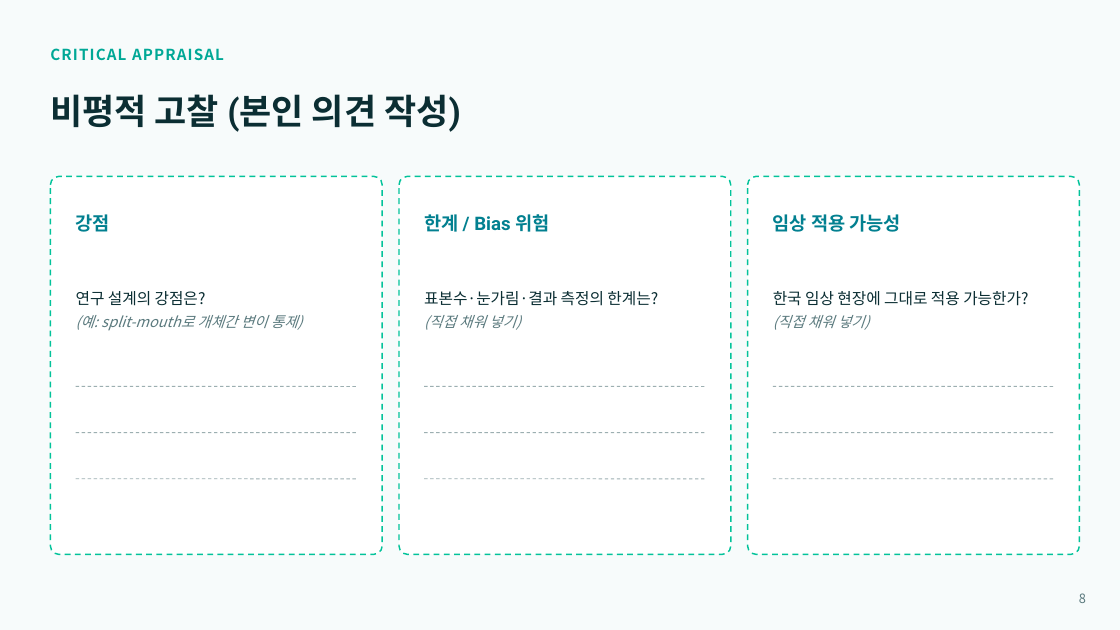
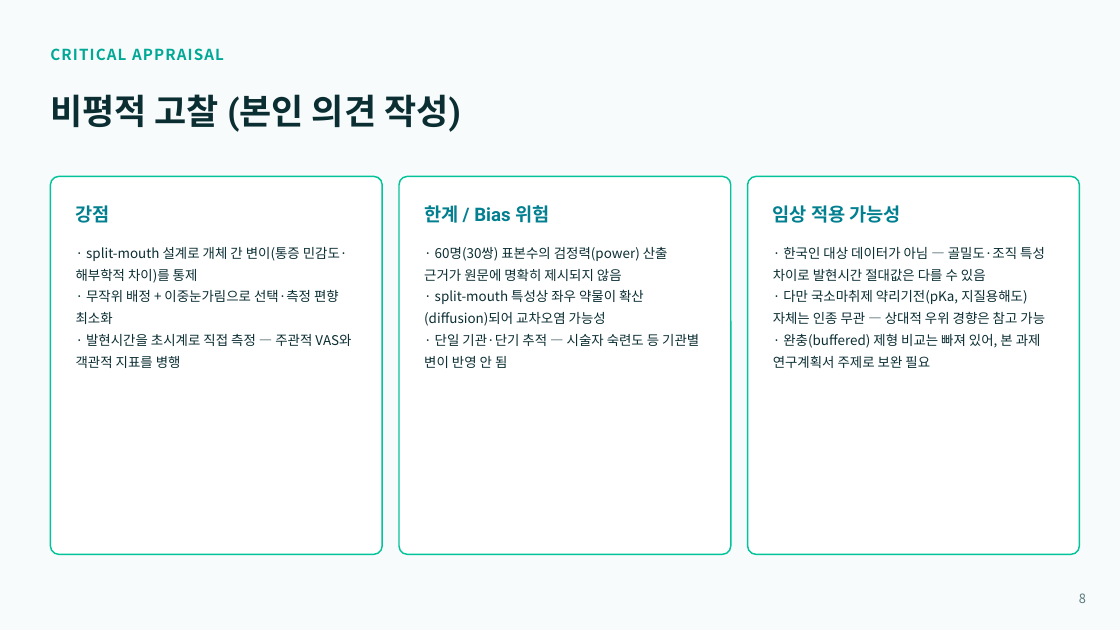
Before and after one commit to yojokem/-, a slide deck: slide 8 of 치과약리학실험2-논문발표/치과약리학실험2_논문발표.pptx. Drawn at 1120x630 pixels with LibreOffice and Linux fonts; fonts in the diff are those of the drawing. Boxes give left, top, right and bottom in pixels: in the first picture for what was removed or moved away, otherwise in the second. Text is boxed around its words. In the diff, an @@ line names an element or a change of style, - is before the commit and + after.

```diff
--- a/치과약리학실험2-논문발표/치과약리학실험2_논문발표.pptx
+++ b/치과약리학실험2-논문발표/치과약리학실험2_논문발표.pptx
@@ outline #02C39A 1.25 pt dashed to #02C39A 1.25 pt in 3 elements at (399,176,731,555), (748,176,1080,555), (50,176,382,555) @@
@@ text "강점": place and size @@
-text "강점" at (76,214,110,232)
+text "강점" at (76,205,110,223)
@@ text "한계 / Bias 위험": place and size @@
-text "한계 / Bias 위험" at (424,214,549,232)
+text "한계 / Bias 위험" at (424,205,549,223)
@@ text "임상 적용 가능성": place and size @@
-text "임상 적용 가능성" at (773,214,901,232)
+text "임상 적용 가능성" at (773,205,901,223)
@@ text added at (76,247,351,368), 11.5 pt, text #0B2E33 @@
+· split-mouth 설계로 개체 간 변이(통증 민감도·해부학적 차이)를 통제
+· 무작위 배정 + 이중눈가림으로 선택·측정 편향 최소화
+· 발현시간을 초시계로 직접 측정 — 주관적 VAS와 객관적 지표를 병행
@@ text added at (424,247,699,368), 11.5 pt, text #0B2E33 @@
+· 60명(30쌍) 표본수의 검정력(power) 산출 근거가 원문에 명확히 제시되지 않음
+· split-mouth 특성상 좌우 약물이 확산(diffusion)되어 교차오염 가능성
+· 단일 기관·단기 추적 — 시술자 숙련도 등 기관별 변이 반영 안 됨
@@ text added at (773,247,1045,368), 11.5 pt, text #0B2E33 @@
+· 한국인 대상 데이터가 아님 — 골밀도·조직 특성 차이로 발현시간 절대값은 다를 수 있음
+· 다만 국소마취제 약리기전(pKa, 지질용해도) 자체는 인종 무관 — 상대적 우위 경향은 참고 가능
+· 완충(buffered) 제형 비교는 빠져 있어, 본 과제 연구계획서 주제로 보완 필요
@@ text removed at (76,291,303,331) @@
-연구 설계의 강점은?
-(예: split-mouth로 개체간 변이 통제)
@@ text removed at (424,291,658,330) @@
-표본수·눈가림·결과 측정의 한계는?
-(직접 채워 넣기)
@@ text removed at (773,291,1028,330) @@
-한국 임상 현장에 그대로 적용 가능한가?
-(직접 채워 넣기)
@@ line removed from (76, 386) to (357, 386) @@
@@ line removed from (424, 386) to (706, 386) @@
@@ line removed from (773, 386) to (1054, 386) @@
@@ line removed from (76, 433) to (357, 433) @@
@@ line removed from (424, 433) to (706, 433) @@
@@ line removed from (773, 433) to (1054, 433) @@
@@ line removed from (76, 479) to (357, 479) @@
@@ line removed from (424, 479) to (706, 479) @@
@@ line removed from (773, 479) to (1054, 479) @@
```
Also in this commit, not shown: 3 other slides changed, 5 other files.
